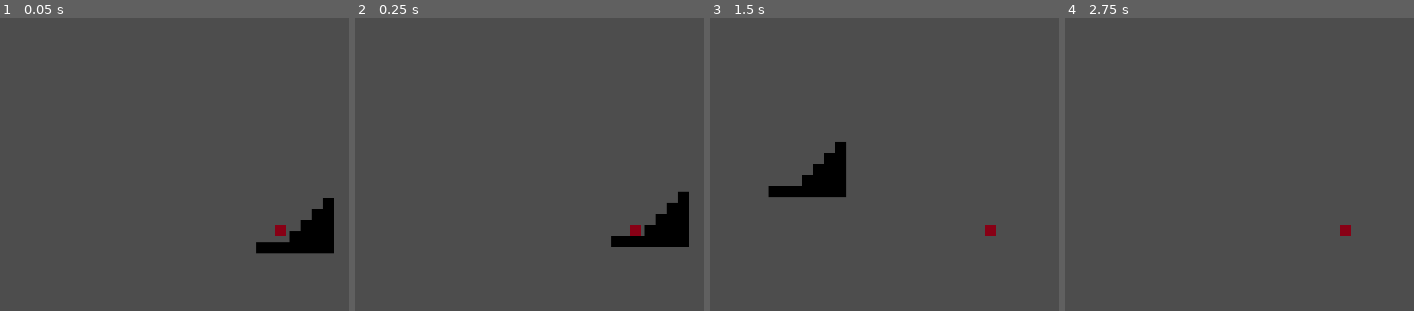
Above: before the commit, frames 1-4 (left to right).
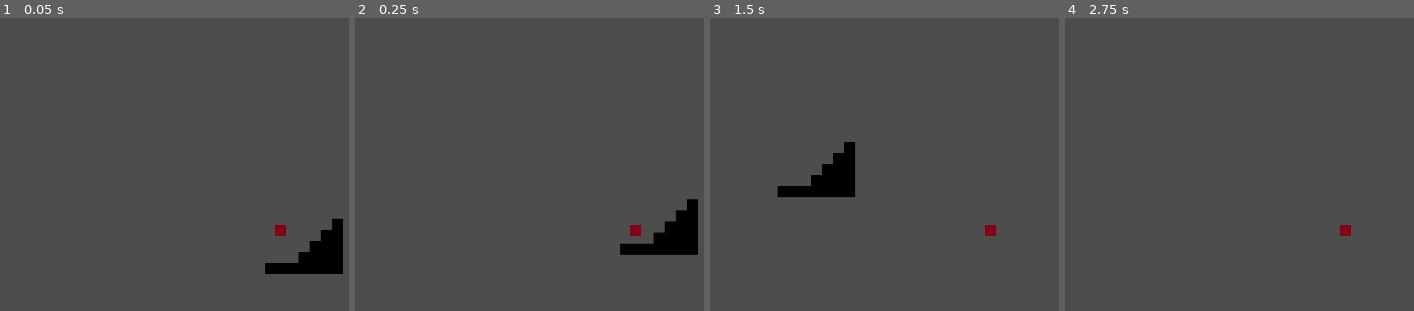
Above: after the commit, the same moments.

Repository: aaravrhino/YGDAGameJam26
Game: Godot game, scene res://scenes/game.tscn
Two runs of this game, one before a commit and one after it. Both use one fixed random seed, a clock stepped at 60 frames per second and the inputs below.
Inputs:
- Up to frame 1 (0.05 s): no input
- Up to frame 2 (0.25 s): no input
- Up to frame 3 (1.5 s): tap Enter (ui_accept) at 0.5, 0.77 s; hold Right (ui_right) from 0.53 s (still down)
- Up to frame 4 (2.75 s): tap Enter (ui_accept) at 1.52 s; release Right (ui_right) at 2.03 s; hold Left (ui_left) from 2.03 s (still down)

The runs differ from the first frame. In frame 1, 3.2% of the frame differs, in the area x 73-99%, y 61-88%; in frame 2, 2.1%; in frame 3, 1.0%; in frame 4, nothing differs.

Commit message:
moved player

Diff:
--- a/ygda-game-jam-26/scenes/game.tscn
+++ b/ygda-game-jam-26/scenes/game.tscn
@@ -20,4 +20,4 @@
 layer_0/tile_data = PackedInt32Array(0, 0, 0, 1, 0, 0, -65535, 0, 0, 2, 0, 0, -65534, 0, 0, -131070, 0, 0, 131069, 0, 0, 131070, 0, 0, 131071, 0, 0, 65536, 0, 0, 65537, 0, 0, 65538, 0, 0, 65539, 0, 0, 3, 0, 0, -65533, 0, 0, -131069, 0, 0, -196605, 0, 0)
 
 [node name="player" parent="." unique_id=1200693243 instance=ExtResource("2_yqjtg")]
-position = Vector2(-13, -2)
+position = Vector2(-26, -32)
